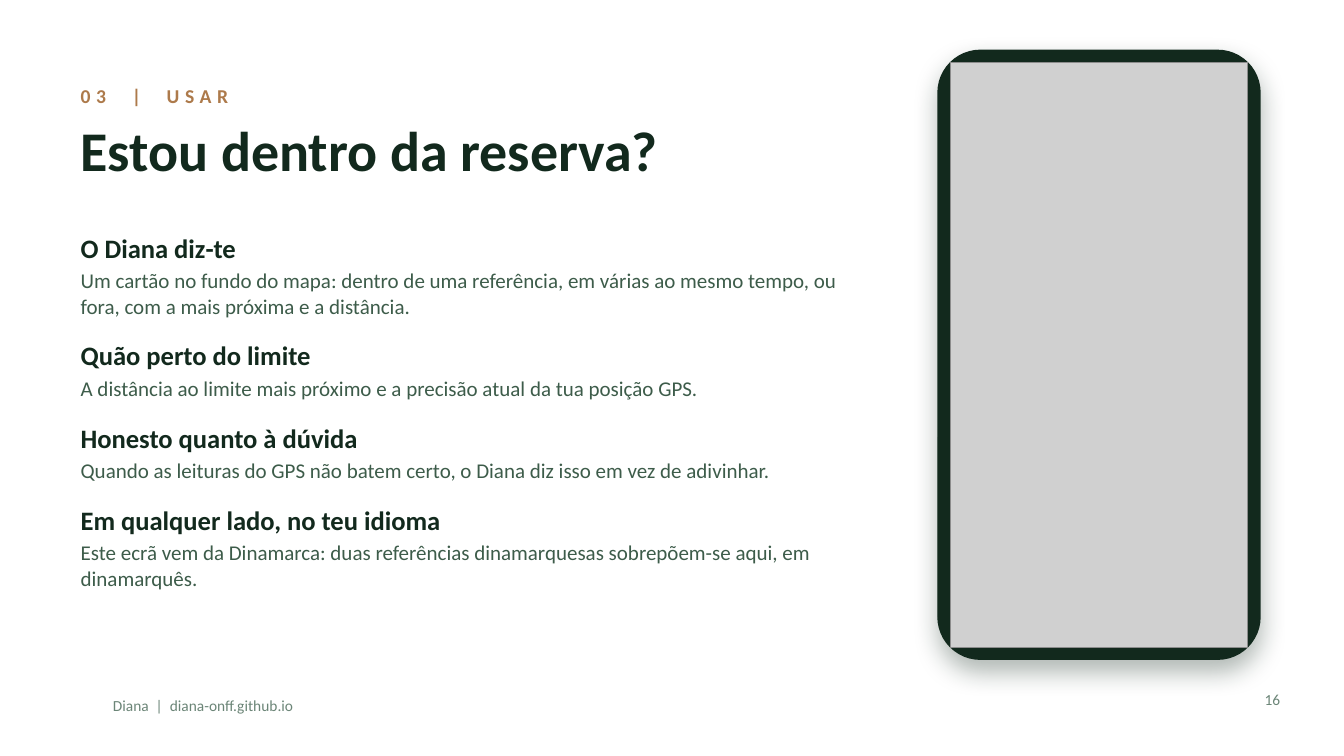
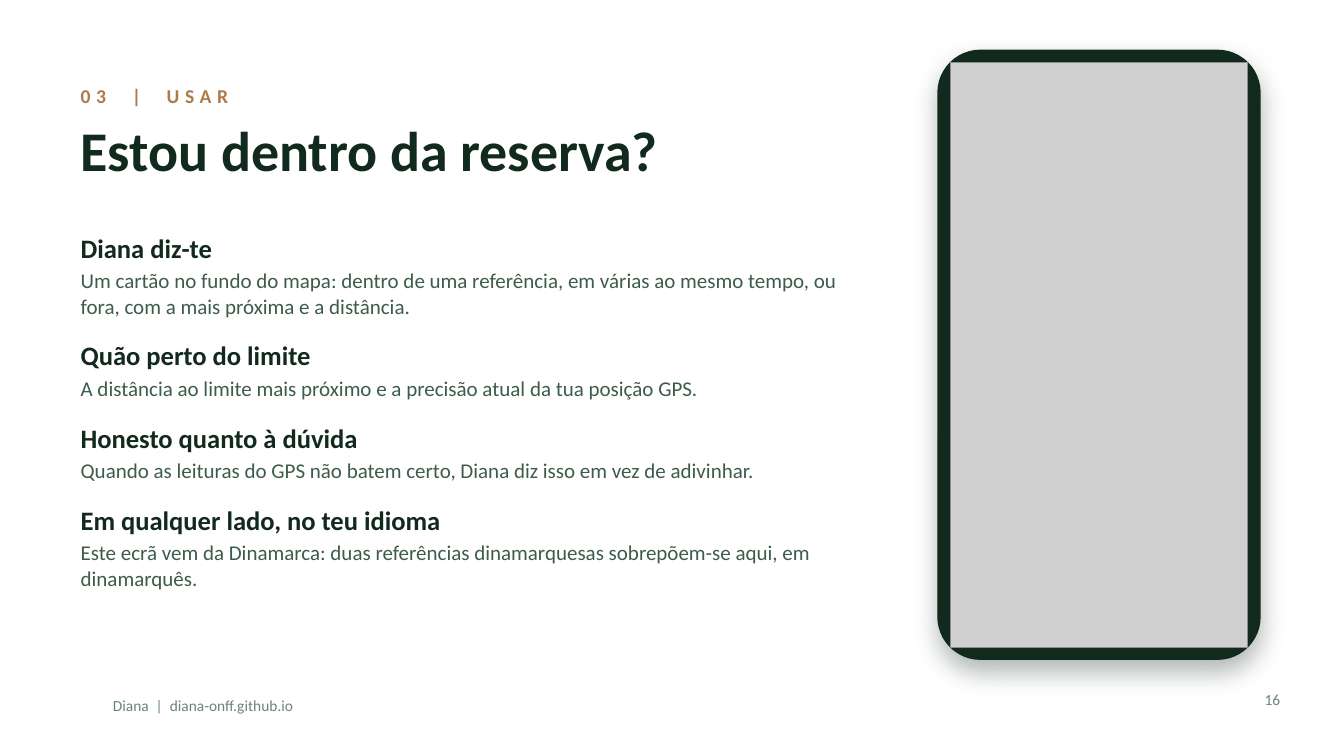
Before and after one commit to diana-onff/diana-onff.github.io, a slide deck: slide 16 of docs/Diana_FaunaFlora_Presentation_PT.pptx. Drawn at 1344x756 pixels with LibreOffice and Linux fonts; fonts in the diff are those of the drawing; grey boxes stand for pictures; background and template pictures are left out. Boxes give left, top, right and bottom in pixels: in the first picture for what was removed or moved away, otherwise in the second. Text is boxed around its words. In the diff, an @@ line names an element or a change of style, - is before the commit and + after.

```diff
--- a/docs/Diana_FaunaFlora_Presentation_PT.pptx
+++ b/docs/Diana_FaunaFlora_Presentation_PT.pptx
@@ text at (81,239,212,259): text changed @@
-O Diana diz-te
+Diana diz-te
@@ text at (81,463,754,481): text changed @@
-Quando as leituras do GPS não batem certo, o Diana diz isso em vez de adivinhar.
+Quando as leituras do GPS não batem certo, Diana diz isso em vez de adivinhar.
```
Also in this commit, not shown: 12 other slides changed.
